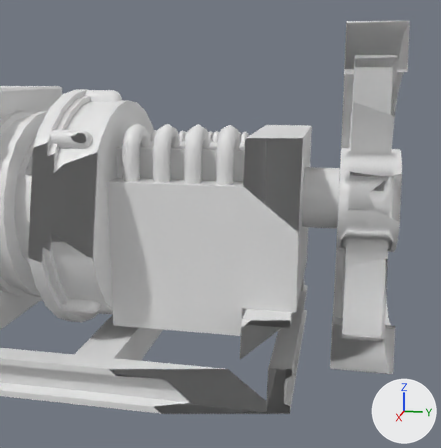
An edit to the FBX model SUBMARİNE PUZZLE GAME/Assets/Art/Meshes/Stations/LightsOut/Generator.fbx, drawn before and after from the same camera.
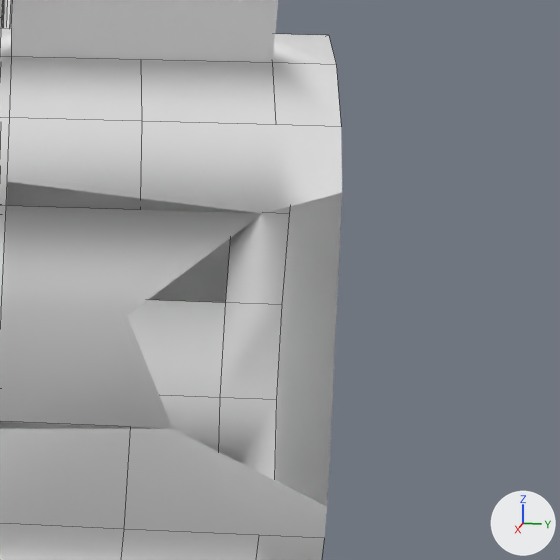
Each version appears first from a camera (50 mm lens) standing at (3.277, 0.247, 2.051) and looking at (-0.666, -0.542, 1.065), and next in a close-up on the part from 79% to 99% of the width and 32% to 52% of the height. Every picture has the same lights, and +X, +Y and +Z are marked at lower right. The last two pictures show the newer version. The close-ups show mesh edges as thin lines. Everything nearer to the camera than a plane just in front of the edit is cut away. Where no turn or scale is listed for an object, it has been applied to the vertices.
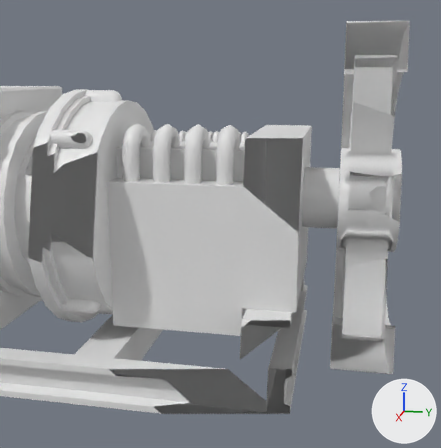
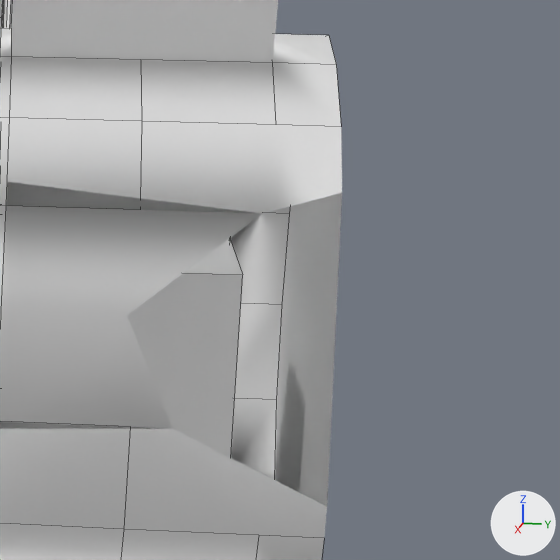
Where the newer file only moved an object's origin or applied its transform, the numbers keep the older frame.

Boxes (x1, y1, x2, y2) around the edits, measured in the close-ups (560 x 560 px):
'FanRotate', added: after (127, 239, 243, 458)

The change, as a diff of the scene's bpy script:
```diff
--- a/SUBMARİNE PUZZLE GAME/Assets/Art/Meshes/Stations/LightsOut/Generator.fbx.py
+++ b/SUBMARİNE PUZZLE GAME/Assets/Art/Meshes/Stations/LightsOut/Generator.fbx.py
@@ me_cube_163 @@
+me_cube_163.from_pydata(...)  # a box spanning x -0.113..0.113, y -0.113..0.113, z -0.113..0.113
@@ ob_fanrotate @@
+ob_fanrotate = bpy.data.objects.new('FanRotate', me_cube_163)
+ob_fanrotate.location = (-0.9, 0.424, 1.226)
```
